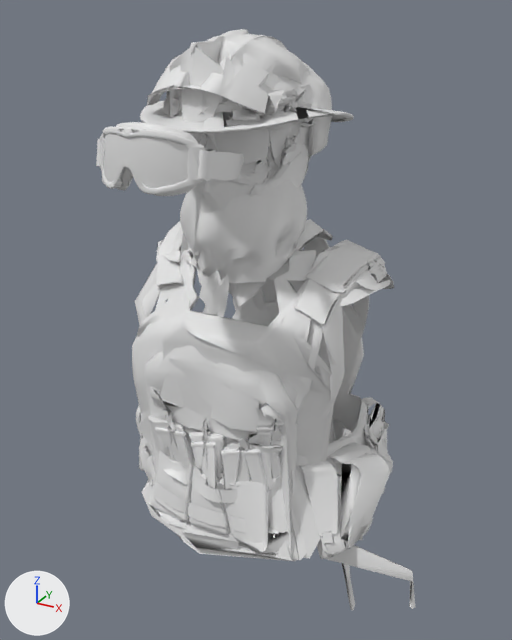
One commit to the glTF model public/models/gear/fit_swat_m.glb: the scene before it, then after it.
The view is the same before and after, from a 50 mm camera at (0.56, -0.979, 0.968) aimed at (0.024, -0.005, 0.481). Every picture has the same lights, and +X, +Y and +Z are marked at lower left. The picture after the commit comes second. Vertices at exactly the same position are counted once.

Before the edit, the objects in view are built like this:
```python
me_balaclava = bpy.data.meshes.new('balaclava')
me_balaclava.from_pydata(...)  # 765 vertices, 1399 faces; spans x -0.103..0.097, y -0.118..0.139, z 0.531..0.903
me_goggles_tactical = bpy.data.meshes.new('goggles_tactical')
me_goggles_tactical.from_pydata(...)  # 649 vertices, 1029 faces; spans x -0.09..0.091, y -0.296..-0.08, z 0.748..0.839
me_goggles_tactical_lens = bpy.data.meshes.new('goggles_tactical_lens')
me_goggles_tactical_lens.from_pydata(...)  # 238 vertices, 294 faces; spans x -0.067..0.078, y -0.296..-0.08, z 0.753..0.832
me_shemagh = bpy.data.meshes.new('shemagh')
me_shemagh.from_pydata(...)  # 473 vertices, 844 faces; spans x -0.1..0.102, y -0.109..0.116, z 0.498..0.737
ob_balaclava = bpy.data.objects.new('balaclava', me_balaclava)
ob_balaclava.location = (0.0, 0.0, 0.0)
ob_goggles_tactical = bpy.data.objects.new('goggles_tactical', me_goggles_tactical)
ob_goggles_tactical.location = (0.0, 0.0, 0.0)
ob_goggles_tactical_lens = bpy.data.objects.new('goggles_tactical_lens', me_goggles_tactical_lens)
ob_goggles_tactical_lens.location = (0.0, 0.0, 0.0)
ob_shemagh = bpy.data.objects.new('shemagh', me_shemagh)
ob_shemagh.location = (0.0, 0.0, 0.0)
# also in view: 'backpack_hiking' at (0.028, 0.023, 0.257); 'glasses_ballistic_lens' at (0.001, -0.074, 0.796); 'helmet_military' at (0.002, -0.015, 0.786); 'helmet_swat' at (0.001, 0.015, 0.789); 'vest_military' at (0.033, 0.036, 0.367)
```
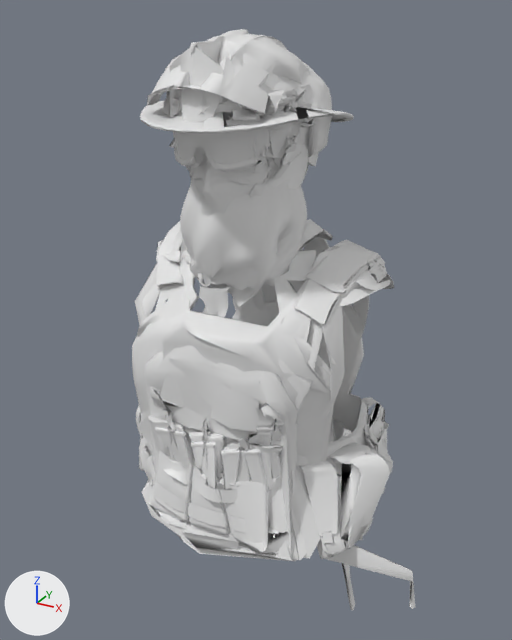
Where the change shows, as pixel boxes (x1, y1, x2, y2) in the pictures (512 x 640 px; the box of a moved part takes in the faces that stretch with it):
'shemagh', reshaped
    before: (180, 181, 307, 317)
    after: (180, 177, 307, 318)
'goggles_tactical_lens', reshaped
    before: (104, 134, 216, 188)
    after: (177, 130, 257, 164)
'goggles_tactical', reshaped
    before: (96, 122, 244, 196)
    after: (169, 132, 319, 172)
part 1 of me_goggles_tactical, deleted
    before: (99, 122, 205, 196)
part 2 of me_goggles_tactical, cut back
    before: (96, 139, 244, 181)
    after: (169, 132, 319, 172)
part 3 of me_goggles_tactical_lens, moved or reshaped (mostly hidden)
    before: (121, 167, 133, 187)
    after: (195, 147, 205, 164)
part 4 of me_goggles_tactical_lens, moved or reshaped
    before: (112, 162, 144, 187)
    after: (187, 142, 216, 164)
part 5 of me_goggles_tactical_lens, added
    after: (177, 130, 257, 164)
part 6 of me_goggles_tactical_lens, deleted
    before: (104, 134, 216, 188)
part 7 of me_shemagh, added
    after: (199, 286, 230, 318)
part 8 of me_shemagh, moved or reshaped
    before: (180, 185, 307, 317)
    after: (180, 177, 306, 290)
'glasses_ballistic_lens', unchanged, covered by the edit
    before: (190, 129, 269, 164)
    after: (173, 129, 269, 161)

The change, as a diff of the scene's bpy script:
```diff
--- a/public/models/gear/fit_swat_m.glb.py
+++ b/public/models/gear/fit_swat_m.glb.py
@@ me_goggles_tactical @@
 # used by ob_goggles_tactical; location = (0.0, 0.0, 0.0)
-me_goggles_tactical.from_pydata(...)  # 649 vertices, 1029 faces; spans x -0.09..0.091, y -0.296..-0.08, z 0.748..0.839
+me_goggles_tactical.from_pydata(...)  # 677 vertices, 1079 faces; spans x -0.103..0.1, y -0.13..0.13, z 0.728..0.852
+# me_goggles_tactical part 1: 8 loose pieces with 490 vertices, spanning x -0.082..0.084, y -0.296..-0.08, z 0.748..0.839, are deleted
+# me_goggles_tactical part 2: 159 vertices removed from x -0.09..0.091, y -0.253..-0.081, z 0.749..0.812; 677 vertices added at x -0.103..0.1, y -0.13..0.13, z 0.728..0.852
@@ me_goggles_tactical_lens @@
 # used by ob_goggles_tactical_lens; location = (0.0, 0.0, 0.0)
-me_goggles_tactical_lens.from_pydata(...)  # 238 vertices, 294 faces; spans x -0.067..0.078, y -0.296..-0.08, z 0.753..0.832
+me_goggles_tactical_lens.from_pydata(...)  # 155 vertices, 219 faces; spans x -0.067..0.07, y -0.13..0.125, z 0.732..0.852
+# me_goggles_tactical_lens part 3: the loose piece of 50 vertices spanning x -0.019..0.023, y -0.288..-0.266, z 0.762..0.799 is moved by (0.0, 0.166, -0.001)
+# me_goggles_tactical_lens part 4: the loose piece of 51 vertices spanning x -0.023..0.027, y -0.296..-0.29, z 0.765..0.798 is moved by (0.0, 0.166, -0.001)
+# me_goggles_tactical_lens part 5: a new loose piece of 30 vertices spanning x -0.067..0.07, y -0.128..-0.067, z 0.763..0.852
+# me_goggles_tactical_lens part 6: 7 loose pieces with 137 vertices, spanning x -0.067..0.078, y -0.294..-0.08, z 0.753..0.832, are deleted
+# other edits to the shape of me_goggles_tactical_lens do not show in these pictures
@@ me_shemagh @@
 # used by ob_shemagh; location = (0.0, 0.0, 0.0)
-me_shemagh.from_pydata(...)  # 473 vertices, 844 faces; spans x -0.1..0.102, y -0.109..0.116, z 0.498..0.737
+me_shemagh.from_pydata(...)  # 473 vertices, 845 faces; spans x -0.102..0.102, y -0.109..0.138, z 0.475..0.737
+# me_shemagh part 7: a new loose piece of 35 vertices spanning x -0.035..0.024, y -0.103..-0.086, z 0.475..0.571
+# me_shemagh part 8: 415 vertices removed from x -0.1..0.102, y -0.109..0.116, z 0.498..0.718; 380 vertices added at x -0.102..0.102, y -0.109..0.138, z 0.541..0.725
```
